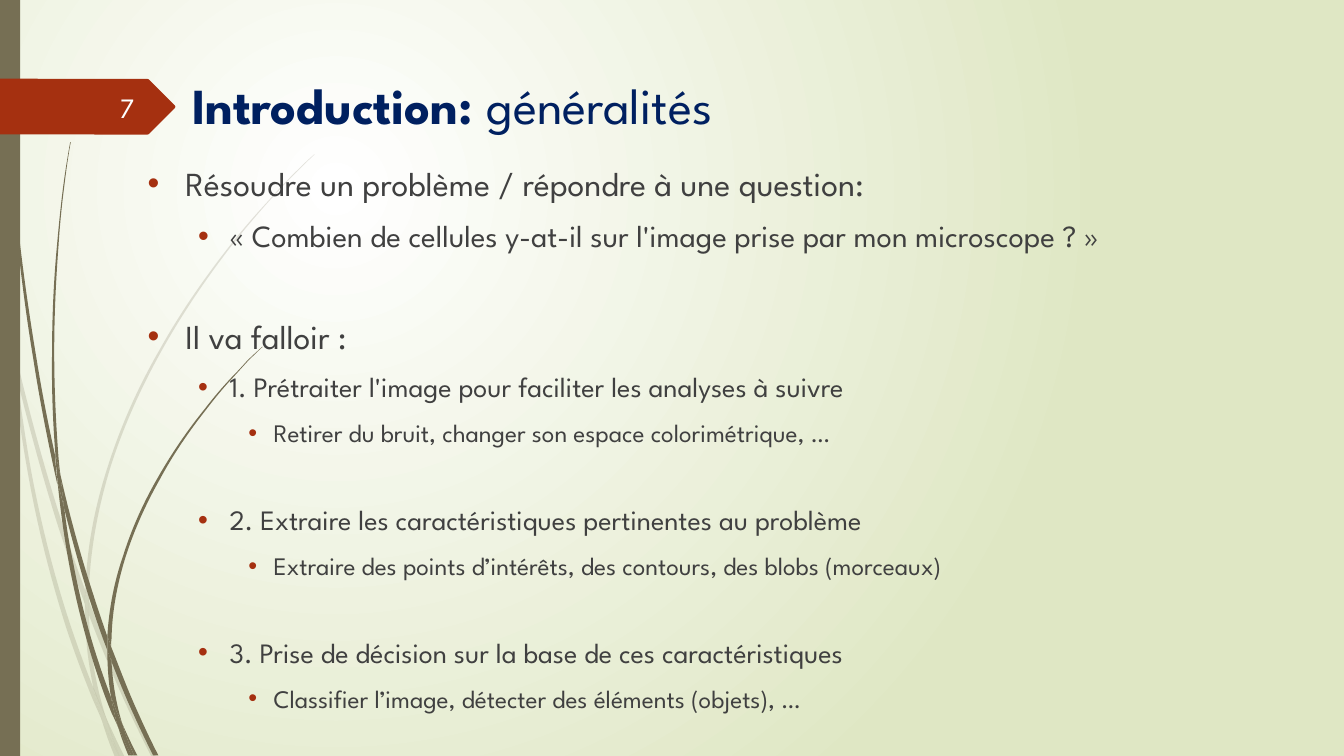
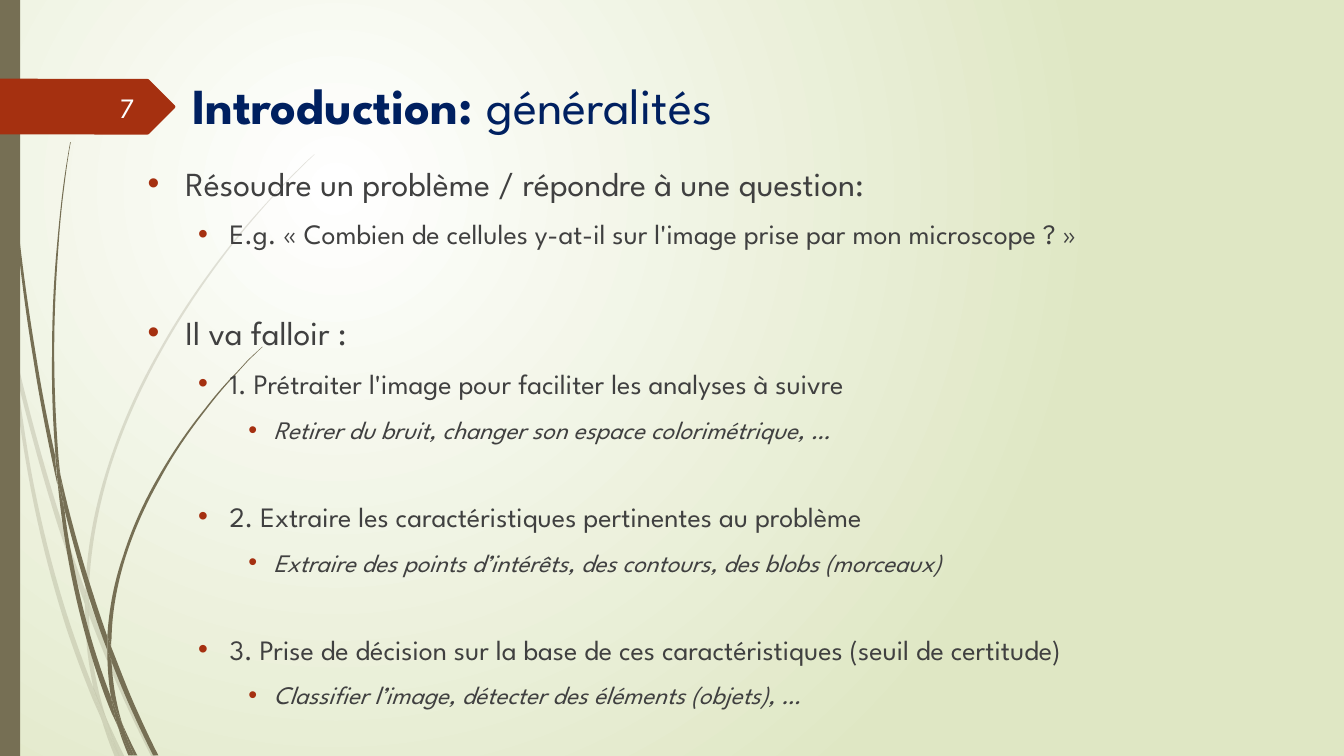
Before and after one commit to ma-riviere/IP101, a slide deck: slide 7 of Image Processing 101.pptx. Drawn at 1344x756 pixels with LibreOffice and Linux fonts; fonts in the diff are those of the drawing. Boxes give left, top, right and bottom in pixels: in the first picture for what was removed or moved away, otherwise in the second. Text is boxed around its words. In the diff, an @@ line names an element or a change of style, - is before the commit and + after.

```diff
--- a/Image Processing 101.pptx
+++ b/Image Processing 101.pptx
@@ text at (x1=230, y1=224, x2=1036, y2=250): text changed; size 22 to 20 pt @@
-  • « Combien de cellules y-at-il sur l'image prise par mon microscope ? »
+  • E.g. « Combien de cellules y-at-il sur l'image prise par mon microscope ? »
@@ text at (x1=274, y1=421, x2=941, y2=710): italic on in "Retirer du bruit, changer son espace colorimétrique, ...", "Extraire des points d’intérêts, des contours, des ...", "Classifier l’image, détecter des éléments (objets), …" @@
@@ text at (x1=230, y1=640, x2=1061, y2=666): text changed @@
-  • 3. Prise de décision sur la base de ces caractéristiques
+  • 3. Prise de décision sur la base de ces caractéristiques (seuil de certitude)
```
Also in this commit, not shown: 7 other slides changed, 17 other files.
